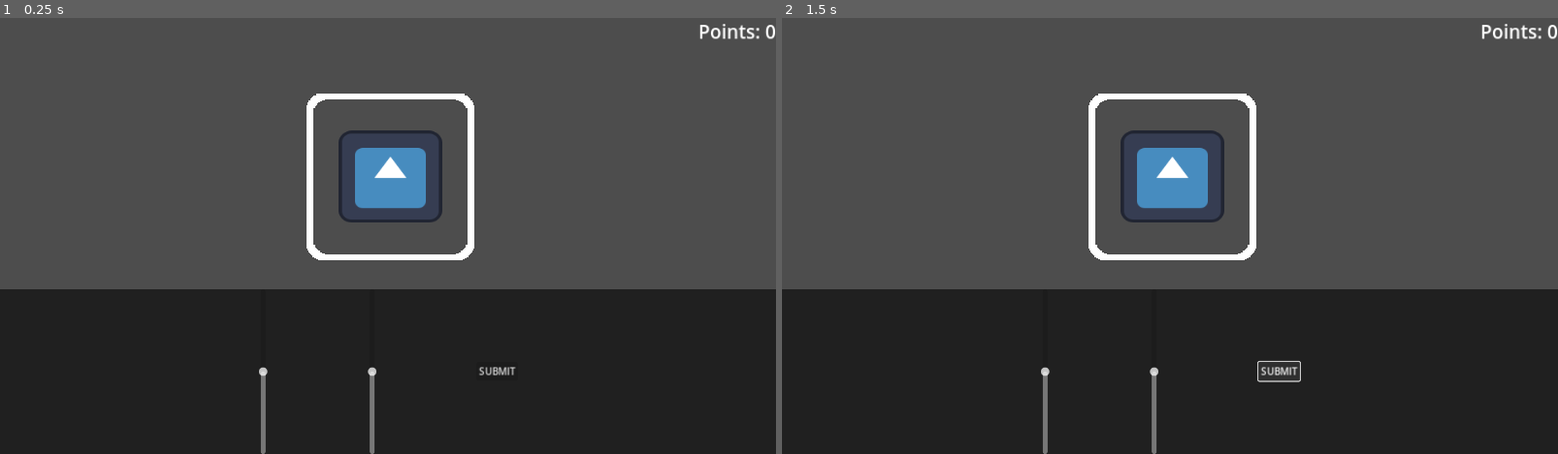
Above: before the commit, frames 1-2 (left to right).
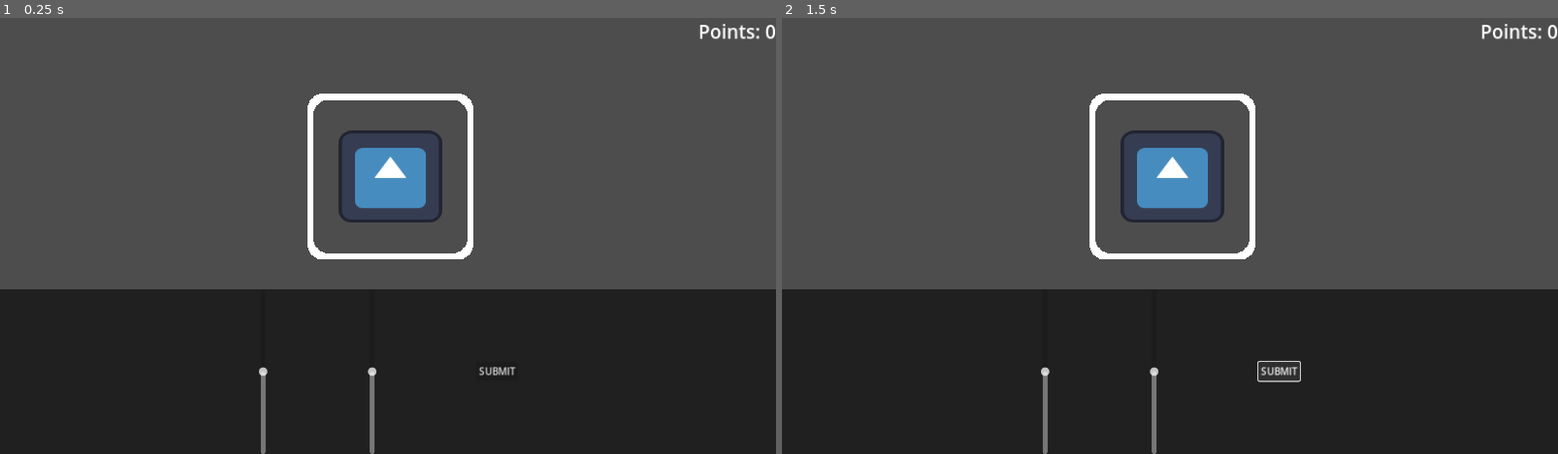
Above: after the commit, the same moments.

Repository: FixelDev/built-to-scale
Game: Godot game, scene res://scenes/game/game.tscn
The game is run twice, just before and just after one commit, with the same random seed, the same clock (stepped at 60 frames per second) and the same inputs. The engine's default icon, where the game draws it, is replaced by a stand-in: a white triangle on a blue panel in a dark square.
Inputs:
- Up to frame 1 (0.25 s): no input
- Up to frame 2 (1.5 s): click "SUBMIT" at 0.5 s; click "SUBMIT" at 1.25 s

The runs differ from the first frame. In frame 1, 0.2% of the frame differs, in the area x 39-62%, y 17-56%; in frame 2, 0.2%.
Error before the commit: Invalid access to property or key 'scale' on a base object of type 'null instance'. (res://scenes/game/player_console/player_console_manager.gd:43)

Commit message:
Objects not can't be scaled to much, add separate manager to control game objects

Diff:
--- a/scenes/game/game.tscn
+++ b/scenes/game/game.tscn
@@ -4,7 +4,7 @@
 [ext_resource type="Texture2D" uid="uid://cklb6iar1lojv" path="res://icon.svg" id="2_swrnk"]
 [ext_resource type="Script" path="res://scenes/game/player_console/player_console_manager.gd" id="3_26j68"]
 [ext_resource type="Shader" path="res://entities/game_object/outline.gdshader" id="3_emfrl"]
-[ext_resource type="Script" path="res://scenes/game/game_object_spawner/game_object_spawner.gd" id="4_fmdik"]
+[ext_resource type="Script" path="res://scenes/game/game_object_manager/game_object_manager.gd" id="4_fmdik"]
 [ext_resource type="PackedScene" uid="uid://dvxkd3km0hrow" path="res://entities/game_object/test_game_object/test_game_object.tscn" id="6_iefuh"]
 
 [sub_resource type="StyleBoxFlat" id="StyleBoxFlat_rxm14"]
@@ -65,21 +65,20 @@
 theme_override_font_sizes/font_size = 31
 text = "Points: 0"
 
+[node name="PlayerConsoleManager" type="Node2D" parent="."]
+unique_name_in_owner = true
+script = ExtResource("3_26j68")
+
+[node name="GameObjectManager" type="Node2D" parent="."]
+unique_name_in_owner = true
+position = Vector2(644, 262)
+script = ExtResource("4_fmdik")
+game_object_scenes = Array[PackedScene]([ExtResource("6_iefuh")])
+
 [node name="GameObjectOutline" type="Sprite2D" parent="."]
 unique_name_in_owner = true
 material = SubResource("ShaderMaterial_8ebnn")
 position = Vector2(644, 262)
 texture = ExtResource("2_swrnk")
 
-[node name="PlayerConsoleManager" type="Node2D" parent="." node_paths=PackedStringArray("sprite", "sprite_to_match")]
-unique_name_in_owner = true
-script = ExtResource("3_26j68")
-sprite = NodePath("")
-sprite_to_match = NodePath("../GameObjectOutline")
-
-[node name="GameObjectSpawner" type="Node2D" parent="."]
-position = Vector2(644, 262)
-script = ExtResource("4_fmdik")
-game_object_scenes = Array[PackedScene]([ExtResource("6_iefuh")])
-
 [connection signal="pressed" from="UI/Table/HBoxContainer/SubmitButton" to="PlayerConsoleManager" method="_on_submit_button_pressed"]
--- /dev/null
+++ b/scenes/game/game_object_manager/game_object_manager.gd
@@ -0,0 +1,30 @@
+class_name GameObjectManager extends Node2D
+
+@export var game_object_scenes: Array[PackedScene] = []
+
+@onready var game_object_outline = %GameObjectOutline
+
+var current_game_object: GameObject
+var scale_to_match: float
+
+func _ready() -> void:
+	spawn_game_object()
+
+
+func spawn_game_object() -> void:
+	var game_object_scene: PackedScene = game_object_scenes.pick_random()
+	current_game_object = game_object_scene.instantiate()
+	add_child(current_game_object)
+
+	var min_scale: float
+	var max_scale: float
+
+	min_scale = current_game_object.min_scale.x
+
+	if current_game_object.max_scale.x <= current_game_object.max_scale.y:
+		max_scale = current_game_object.max_scale.x
+	else:
+		max_scale = current_game_object.max_scale.y
+
+	scale_to_match = randf_range(min_scale, max_scale)
+	game_object_outline.scale = Vector2(scale_to_match, scale_to_match)
--- a/scenes/game/game_object_spawner/game_object_spawner.gd
+++ /dev/null
@@ -1,28 +0,0 @@
-class_name GameObjectSpawner extends Node2D
-
-@export var game_object_scenes: Array[PackedScene] = []
-
-@onready var game_object_outline = %GameObjectOutline
-
-
-func _ready() -> void:
-	spawn_game_object()
-
-
-func spawn_game_object() -> void:
-	var game_object_scene: PackedScene = game_object_scenes.pick_random()
-	var game_object: GameObject = game_object_scene.instantiate()
-	add_child(game_object)
-
-	var min_scale: float
-	var max_scale: float
-
-	min_scale = game_object.min_scale.x
-
-	if game_object.max_scale.x <= game_object.max_scale.y:
-		max_scale = game_object.max_scale.x
-	else:
-		max_scale = game_object.max_scale.y
-
-	var random_scale: float = randf_range(min_scale, max_scale)
-	game_object_outline.scale = Vector2(random_scale, random_scale)
--- a/scenes/game/player_console/player_console_manager.gd
+++ b/scenes/game/player_console/player_console_manager.gd
@@ -1,11 +1,8 @@
 class_name PlayerConsoleManager extends Node2D
 
-@export var sprite: Sprite2D
-@export var sprite_to_match: Sprite2D
+@onready var game_object_manager = %GameObjectManager
 
 var scaling_factor: Vector2
-var scale_to_match: Vector2
-var current_scale: Vector2
 var accuracy: float
 
 
@@ -13,7 +10,19 @@
 	if scaling_factor == Vector2.ZERO:
 		return
 
-	sprite.scale += scaling_factor
+	if game_object_manager.current_game_object.scale.x <= game_object_manager.current_game_object.min_scale.x and scaling_factor.x < 0:
+		return
+
+	if game_object_manager.current_game_object.scale.x >= game_object_manager.current_game_object.max_scale.x and scaling_factor.x > 0:
+		return
+
+	if game_object_manager.current_game_object.scale.y <= game_object_manager.current_game_object.min_scale.y and scaling_factor.y < 0:
+		return
+
+	if game_object_manager.current_game_object.scale.y >= game_object_manager.current_game_object.max_scale.y and scaling_factor.y > 0:
+		return
+
+	game_object_manager.current_game_object.scale += scaling_factor
 
 
 func calculate_percentage(current_scale: float, scale_to_match: float) -> float:
@@ -40,10 +49,9 @@
 
 
 func calculate_accuracy() -> void:
-	current_scale = sprite.scale
-	scale_to_match = sprite_to_match.scale
+	var current_scale: Vector2 = game_object_manager.current_game_object.scale
 
-	var percentage_x: float = calculate_percentage(current_scale.x, scale_to_match.x)
-	var percentage_y: float = calculate_percentage(current_scale.y, scale_to_match.y)
+	var percentage_x: float = calculate_percentage(current_scale.x, game_object_manager.scale_to_match)
+	var percentage_y: float = calculate_percentage(current_scale.y, game_object_manager.scale_to_match)
 
 	accuracy = (percentage_x + percentage_y) / 2
